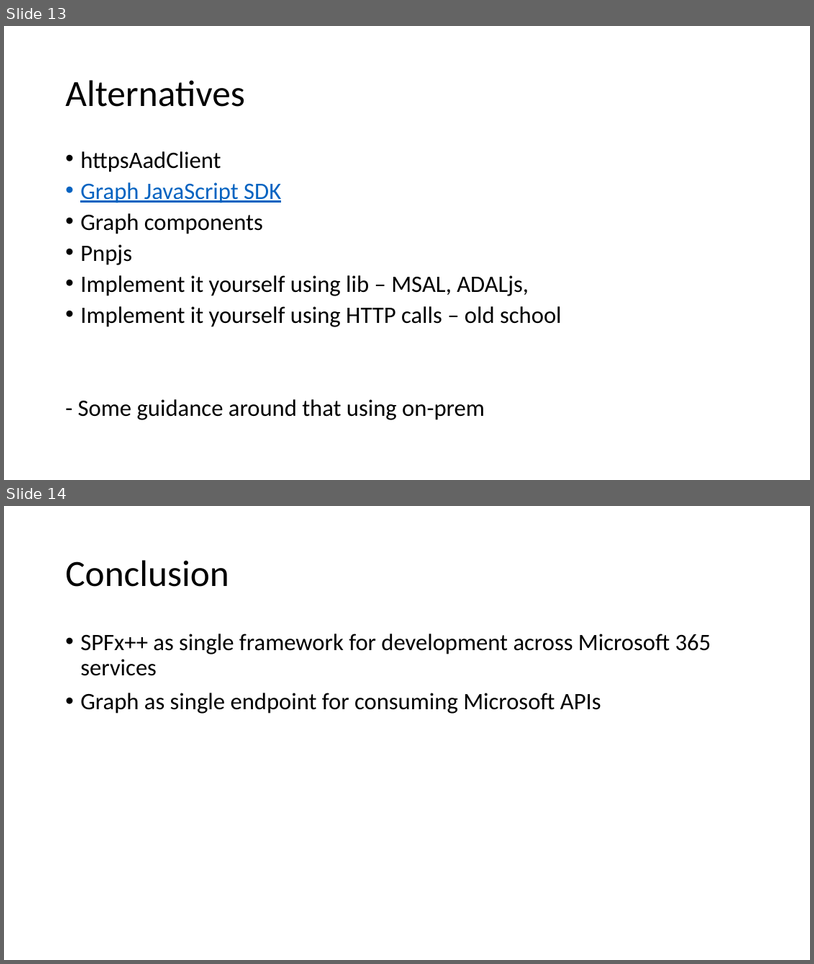
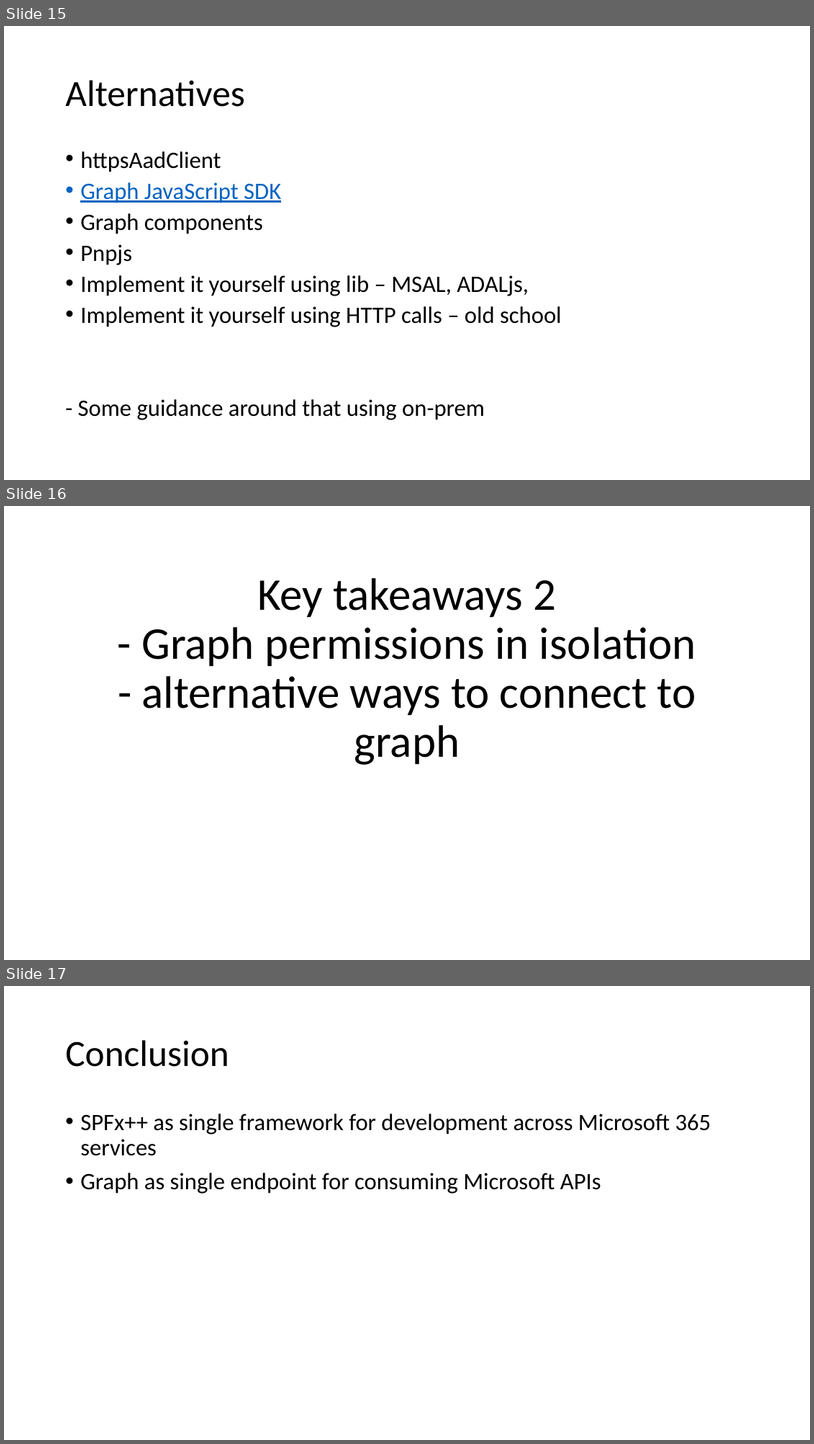
Before and after one commit to VelinGeorgiev/microsoft-graph-scottish-summit-2020, a slide deck: Presentation/MicrosoftGraphAndSPFx.pptx. Shown one above the other, each under a label of ours: slides 13 and 14 before the commit, slides 15, 16 and 17 after it. The pictures are 814x964 and 814x1444 pixels, drawn with LibreOffice and Linux fonts; fonts in the diff are those of the drawing. Boxes give left, top, right and bottom in pixels: in the first picture for what was removed or moved away, otherwise in the second. Text is boxed around its words. In the diff, an @@ line names an element or a change of style, - is before the commit and + after.

```diff
--- a/Presentation/MicrosoftGraphAndSPFx.pptx
+++ b/Presentation/MicrosoftGraphAndSPFx.pptx
@@ slide 16 added at box(4, 506, 810, 960), background #FFFFFF @@
@@ title added at box(142, 578, 697, 764), 54 pt, text #000000 @@
+Key takeaways 2
+- Graph permissions in isolation
+- alternative ways to connect to graph
@@ what was slide 13 is now slide 15 @@
@@ what was slide 14 is now slide 17 @@
```
Also in this commit, not shown: 1 slide changed, 2 other slides added, 9 other files.
